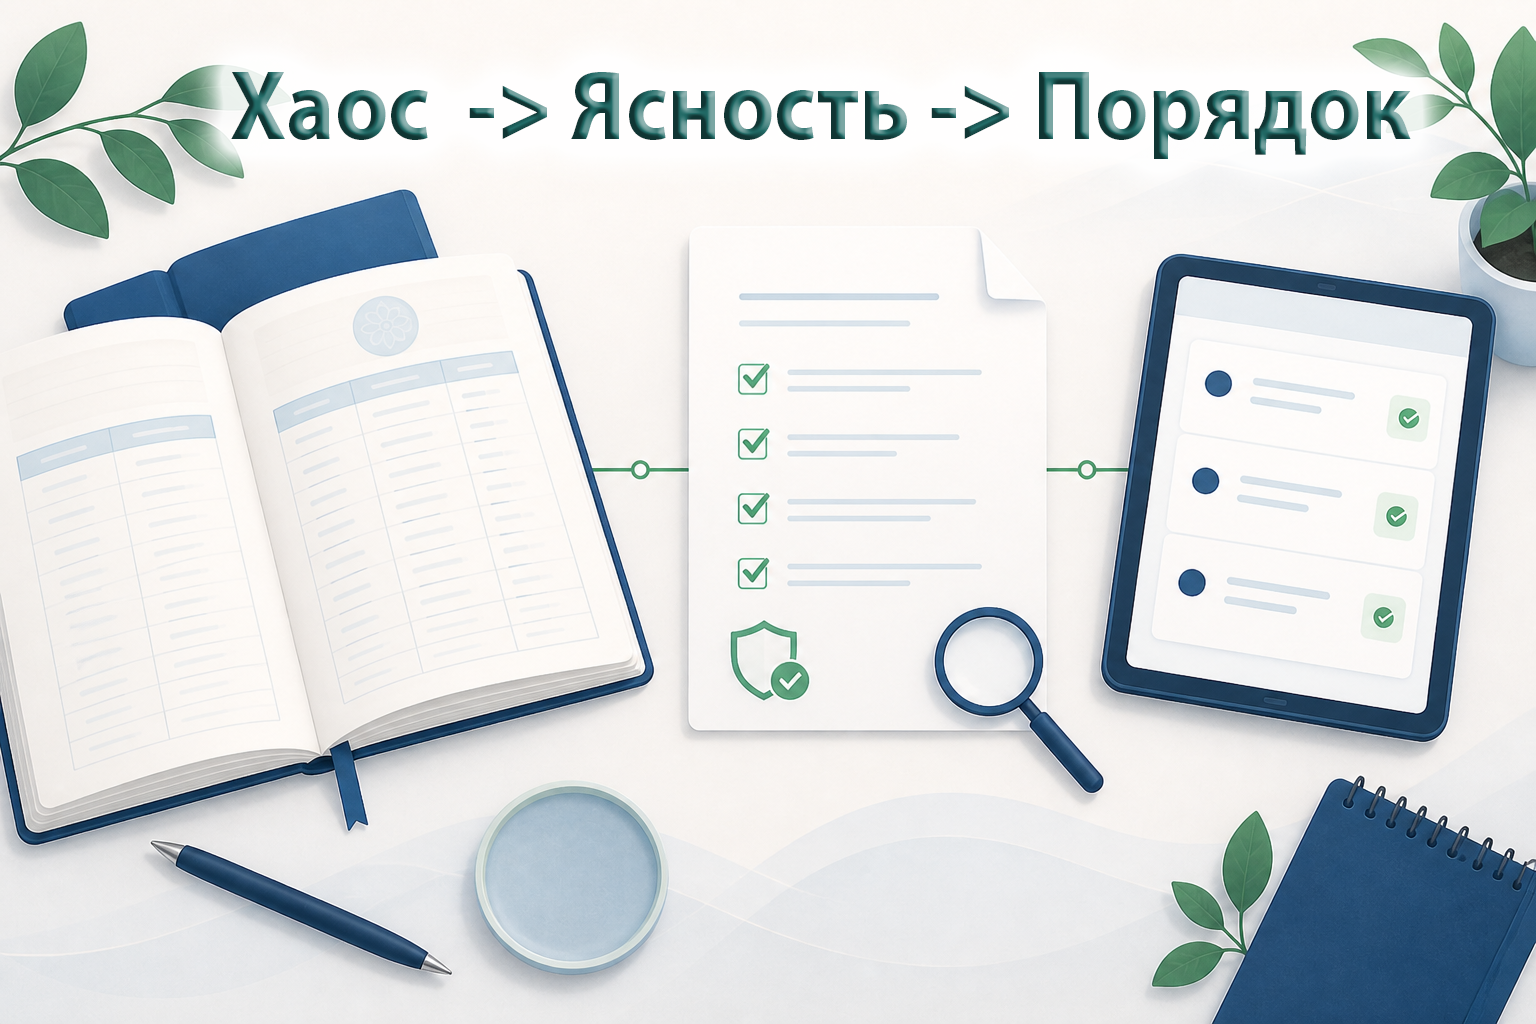
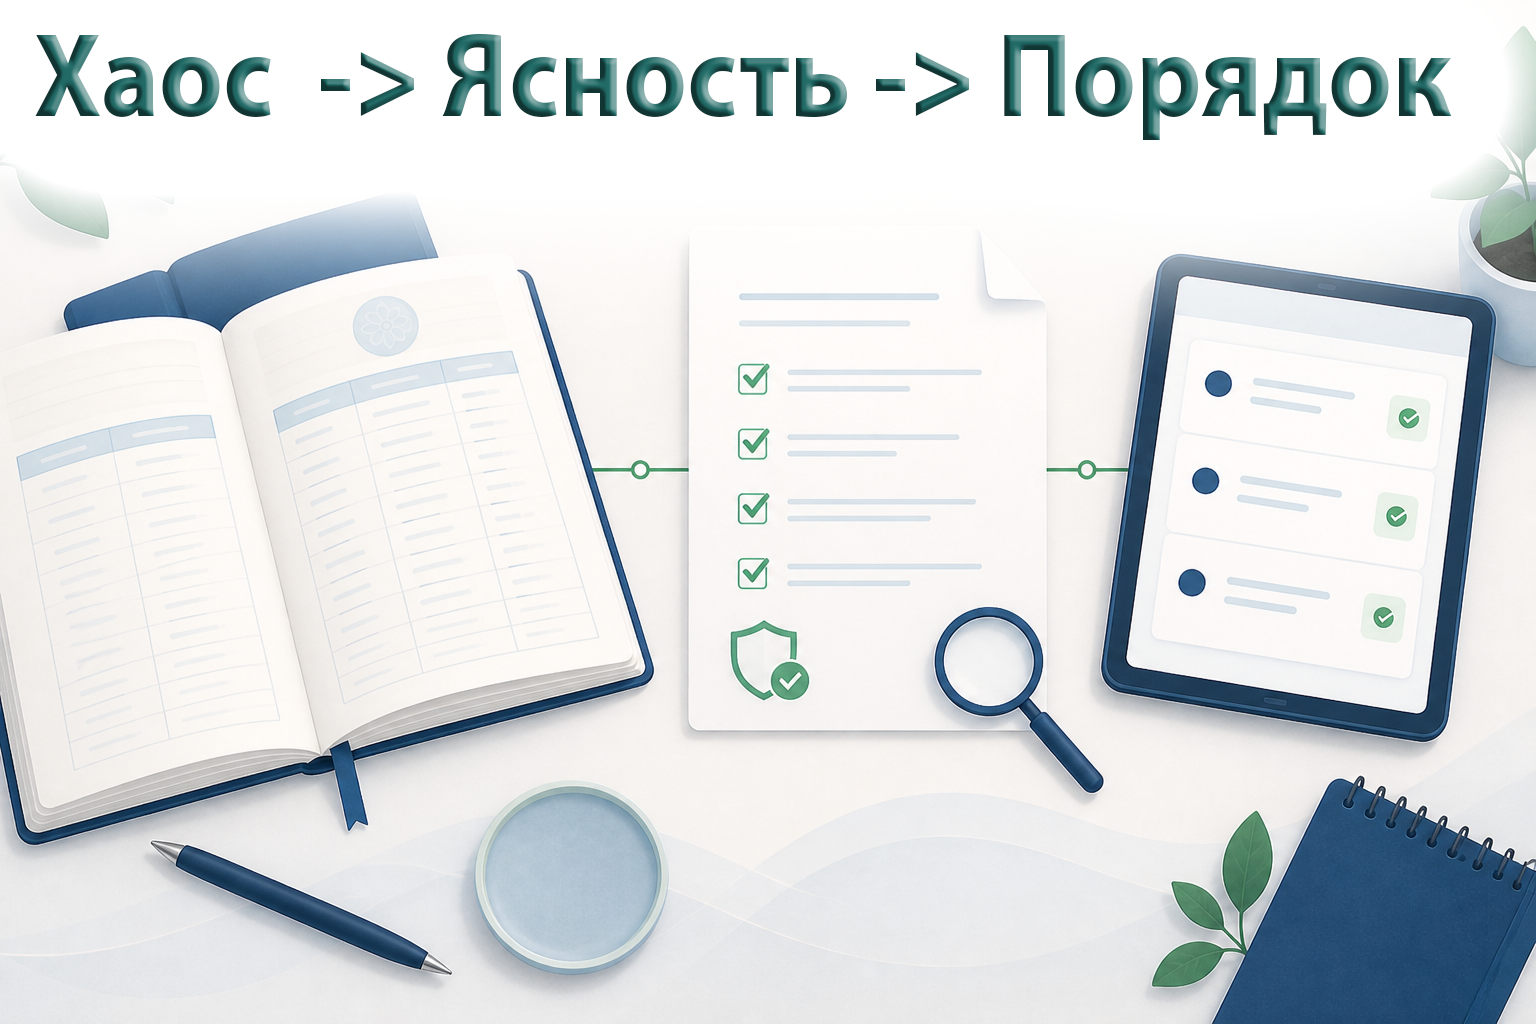
Revision of a layered 1536px x 1024px image; what changed, layer by layer:
painted on "Хаос -> Ясность -> Порядок" over (35, 33, 1452, 159)